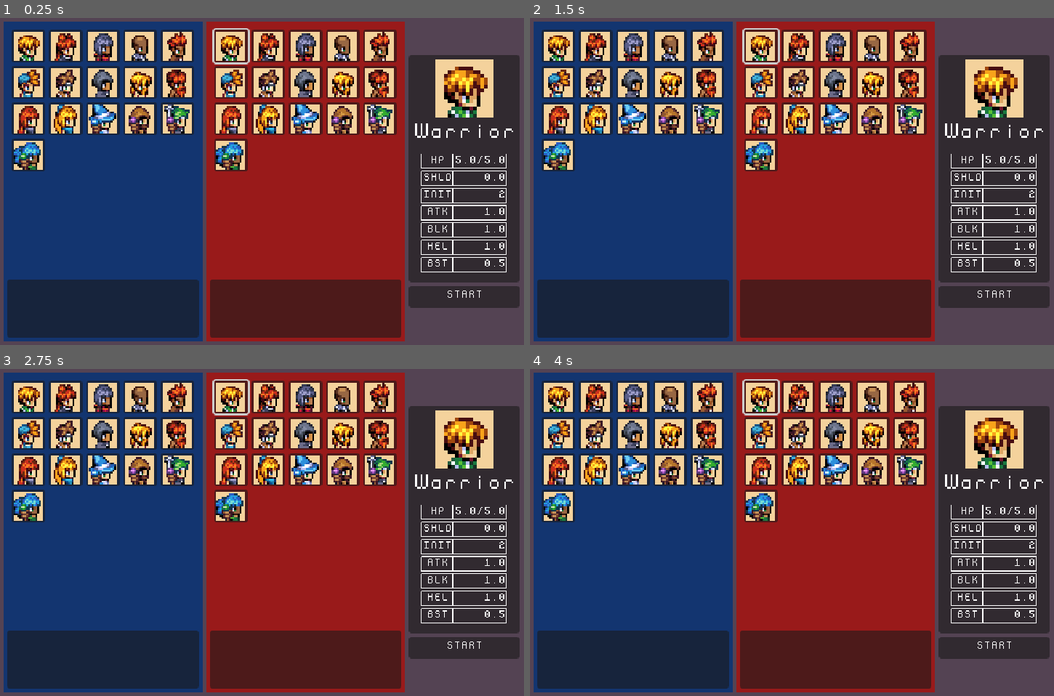
Above: before the commit, frames 1-4 (two rows, left to right).
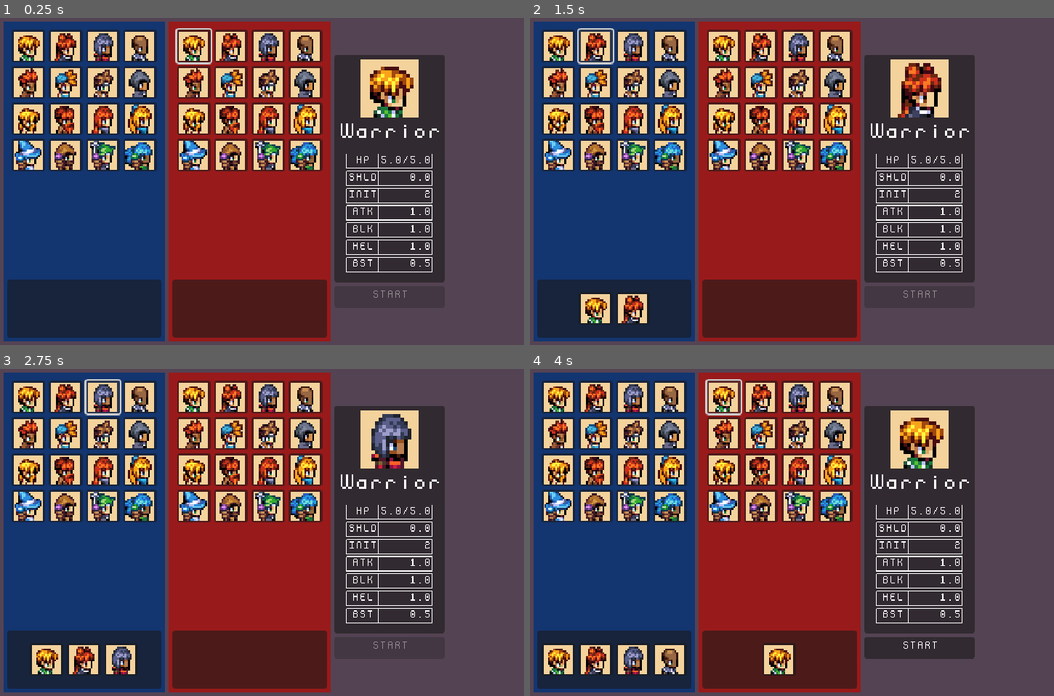
Above: after the commit, the same moments.

Repository: NicolaMigliore/medieval-battles
Game: Godot game, scene res://game_scenes/game_state_machine.tscn
The game is run twice, just before and just after one commit, with the same random seed, the same clock (stepped at 60 frames per second) and the same inputs.
Inputs (mouse positions are in pixels of both pictures, inside the frame that each line leads up to):
- Up to frame 1 (0.25 s): no input
- Up to frame 2 (1.5 s): click (556, 47) at 0.52 s; click (598, 47) at 1.27 s
- Up to frame 3 (2.75 s): click (104, 398) at 2.02 s
- Up to frame 4 (4 s): click (671, 398) at 2.77 s; click (708, 398) at 3.52 s

The runs differ from the first frame. In frame 1, 43% of the frame differs, in the area x 2-100%, y 1-99%; in frame 2, 44%; in frame 3, 44%; in frame 4, 45%.

Commit message:
dev: fixed button interaction in spar scene and character sprite flip in battle_scene

Diff:
--- a/UI/transition_texture_mask.gd
+++ b/UI/transition_texture_mask.gd
@@ -39,10 +39,10 @@
 # ===================================================
 # INITIALIZATION
 # ===================================================
-# func _ready() -> void:
+func _ready() -> void:
 # 	size = get_viewport_rect().size
 # 	z_index = 1000 # Ensure the transition is on top of other UI elements
-# 	mouse_filter = MOUSE_FILTER_IGNORE # Ignore mouse input so it doesn't block other UI elements
+	mouse_filter = MOUSE_FILTER_IGNORE # Ignore mouse input so it doesn't block other UI elements
 # 	visible = true
 # 	_set_shader_values(strength_start, zoom_start, center_start)
 # 	await get_tree().create_timer(3.0).timeout
--- a/entities/character/character.gd
+++ b/entities/character/character.gd
@@ -78,6 +78,11 @@
 
 	# Configure shader
 	sprite.material_override.set_shader_parameter("texture_albedo", sprite.texture)
+
+
+func set_sprite_flip(flip_h = false):
+	var sprite: Sprite3D = get_node("Sprite3D")
+	sprite.flip_h = flip_h
 
 #endregion
 
--- a/game_scenes/battle_manager.gd
+++ b/game_scenes/battle_manager.gd
@@ -65,6 +65,7 @@
 		var character = BattleData.enemies[i].scene.instantiate()
 		enemy_slots.get_child(i).add_child(character)
 		character.init(BattleData.enemies[i])		# configure character stats
+		character.set_sprite_flip(true)
 		var actions_per_turn =_get_actions_per_turn(character)
 		_combatants.append({
 			"idx": combatant_idx,
--- a/game_scenes/spar_selection_scene.gd
+++ b/game_scenes/spar_selection_scene.gd
@@ -18,10 +18,10 @@
 	BattleData.clear_allies()
 	BattleData.clear_enemies()
 
-	start_button.pressed.connect(_load_battle)
+	start_button.pressed.connect(_load_battle_scene)
 
 
-func _load_battle() -> void:
+func _load_battle_scene() -> void:
 	requested_switch_scene.emit("battle")
 
 #region Allies
@@ -42,6 +42,8 @@
 		var focus_idx: int = clamp(removed_idx, 0, buttons.size() - 1)
 		buttons[focus_idx].call_deferred("grab_focus")
 
+	_update_button_disabled()
+
 
 func _add_unit_to_team1(unit) -> void:
 	const max_slots = 5
@@ -55,6 +57,7 @@
 	# Add to battle data team
 	BattleData.add_to_allies(unit)
 	_sync_active_team_ui(1)
+	_update_button_disabled()
 
 #endregion
 
@@ -83,6 +86,7 @@
 		var focus_idx: int = clamp(removed_idx, 0, buttons.size() - 1)
 		buttons[focus_idx].call_deferred("grab_focus")
 
+	_update_button_disabled()
 
 func _add_unit_to_team2(unit) -> void:
 	const team_id: int = 2
@@ -97,6 +101,7 @@
 	# Add to battle data team
 	BattleData.add_to_enemies(unit)
 	_sync_active_team_ui(team_id)
+	_update_button_disabled()
 #endregion
 
 #region Rosters
@@ -121,7 +126,7 @@
 		unit_btn.icon_texture = unit.portrait
 		unit_btn.icon_size = Vector2(32, 32)
 		unit_btn.focus_entered.connect(_set_info_panel.bind(unit))
-		unit_btn.mouse_entered.connect(_set_info_panel.bind(unit))
+		unit_btn.mouse_entered.connect(unit_btn.grab_focus)
 		if team_id == 1:
 			unit_btn.pressed.connect(_add_unit_to_team1.bind(unit))
 		else:
@@ -173,3 +178,9 @@
 	info_panel.set_character_data(character)
 
 #endregion
+
+func _update_button_disabled() -> void:
+	var count_t1 = BattleData.get_allies().size()
+	var count_t2 = BattleData.get_enemies().size()
+	var is_disabled := count_t1 <= 0 or  count_t2 <= 0
+	start_button.disabled = is_disabled
--- a/game_scenes/spar_selection_scene.tscn
+++ b/game_scenes/spar_selection_scene.tscn
@@ -22,6 +22,7 @@
 grow_horizontal = 2
 grow_vertical = 2
 size_flags_vertical = 3
+mouse_filter = 2
 theme_override_styles/panel = SubResource("StyleBoxFlat_dy6po")
 
 [node name="MarginContainer" type="MarginContainer" parent="Panel"]
@@ -31,6 +32,7 @@
 anchor_bottom = 1.0
 grow_horizontal = 2
 grow_vertical = 2
+mouse_filter = 2
 theme_override_constants/margin_left = 4
 theme_override_constants/margin_top = 4
 theme_override_constants/margin_right = 4
@@ -38,13 +40,16 @@
 
 [node name="HBoxContainer" type="HBoxContainer" parent="Panel/MarginContainer"]
 layout_mode = 2
+mouse_filter = 2
 
 [node name="Team1" type="PanelContainer" parent="Panel/MarginContainer/HBoxContainer"]
 layout_mode = 2
+mouse_filter = 2
 theme_override_styles/panel = SubResource("StyleBoxFlat_yv515")
 
 [node name="MarginContainer" type="MarginContainer" parent="Panel/MarginContainer/HBoxContainer/Team1"]
 layout_mode = 2
+mouse_filter = 2
 theme_override_constants/margin_left = 4
 theme_override_constants/margin_top = 4
 theme_override_constants/margin_right = 4
@@ -52,14 +57,17 @@
 
 [node name="VBoxContainer" type="VBoxContainer" parent="Panel/MarginContainer/HBoxContainer/Team1/MarginContainer"]
 layout_mode = 2
+mouse_filter = 2
 
 [node name="ScrollContainer" type="ScrollContainer" parent="Panel/MarginContainer/HBoxContainer/Team1/MarginContainer/VBoxContainer"]
 layout_mode = 2
 size_flags_vertical = 3
+mouse_filter = 2
 horizontal_scroll_mode = 0
 
 [node name="MarginContainer" type="MarginContainer" parent="Panel/MarginContainer/HBoxContainer/Team1/MarginContainer/VBoxContainer/ScrollContainer"]
 layout_mode = 2
+mouse_filter = 2
 theme_override_constants/margin_left = 5
 theme_override_constants/margin_top = 5
 theme_override_constants/margin_right = 5
@@ -67,7 +75,8 @@
 
 [node name="GridContainer" type="GridContainer" parent="Panel/MarginContainer/HBoxContainer/Team1/MarginContainer/VBoxContainer/ScrollContainer/MarginContainer"]
 layout_mode = 2
-columns = 5
+mouse_filter = 2
+columns = 4
 
 [node name="ActiveTeam1" type="PanelContainer" parent="Panel/MarginContainer/HBoxContainer/Team1/MarginContainer/VBoxContainer"]
 custom_minimum_size = Vector2(0, 64)
@@ -106,7 +115,7 @@
 
 [node name="GridContainer" type="GridContainer" parent="Panel/MarginContainer/HBoxContainer/Team2/MarginContainer/VBoxContainer/ScrollContainer/MarginContainer"]
 layout_mode = 2
-columns = 5
+columns = 4
 
 [node name="ActiveTeam2" type="PanelContainer" parent="Panel/MarginContainer/HBoxContainer/Team2/MarginContainer/VBoxContainer"]
 custom_minimum_size = Vector2(0, 64)
@@ -126,4 +135,5 @@
 
 [node name="Button" type="Button" parent="Panel/MarginContainer/HBoxContainer/VBoxContainer"]
 layout_mode = 2
+disabled = true
 text = "START"
